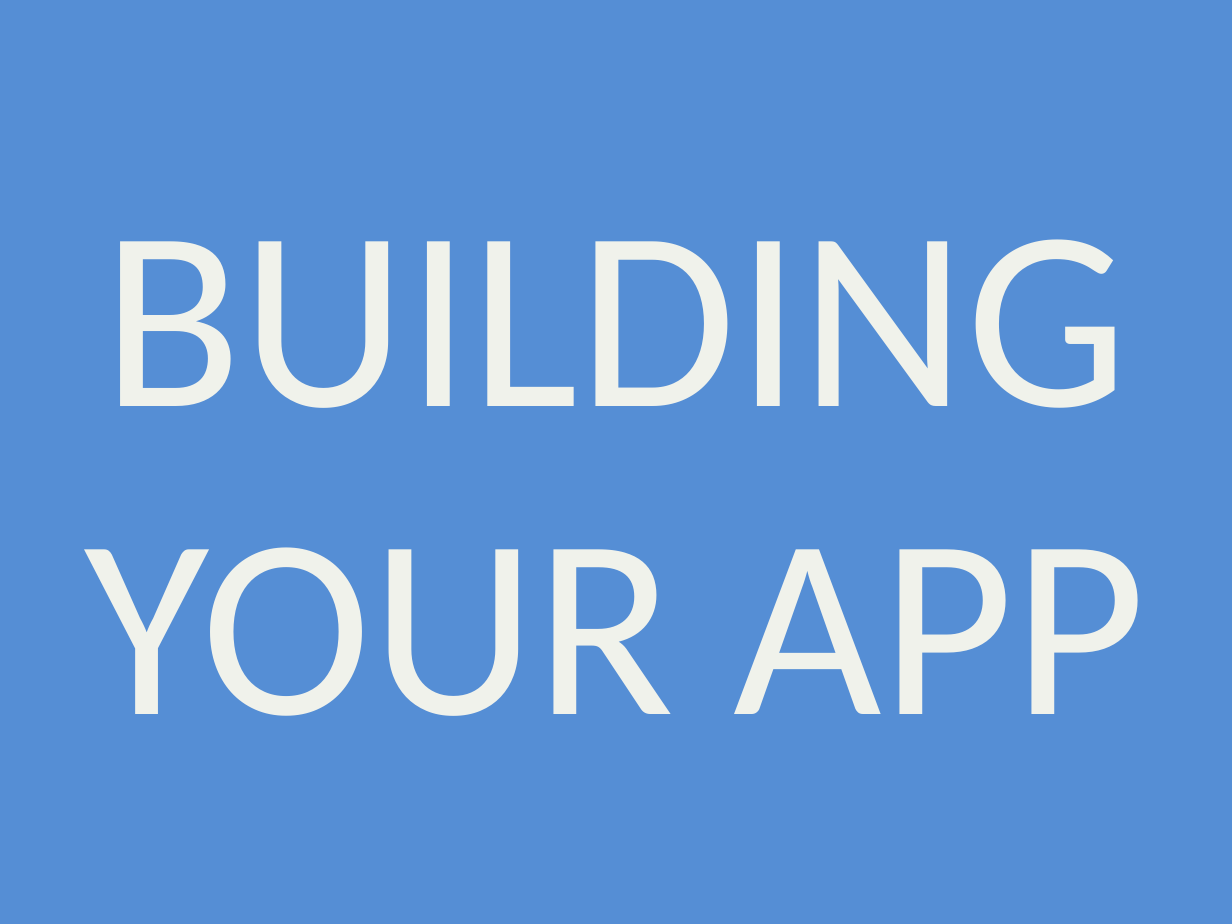
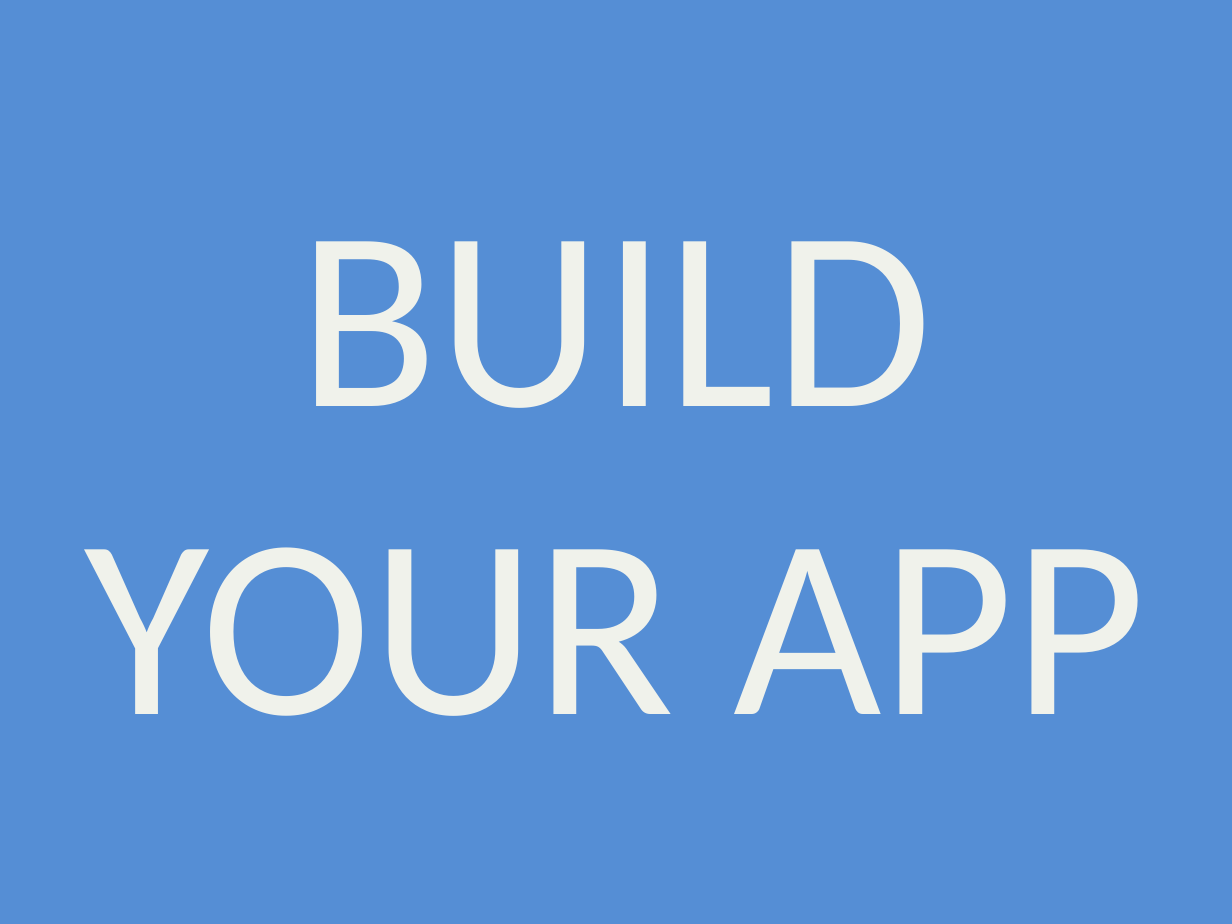
Before and after one commit to alani/Talks, a slide deck: slide 21 of SignalR-Intro/SignalRIntro.pptx (slide 22 before the commit). Drawn at 1232x924 pixels with LibreOffice and Linux fonts; fonts in the diff are those of the drawing. Boxes give left, top, right and bottom in pixels: in the first picture for what was removed or moved away, otherwise in the second. Text is boxed around its words. In the diff, an @@ line names an element or a change of style, - is before the commit and + after.

```diff
--- a/SignalR-Intro/SignalRIntro.pptx
+++ b/SignalR-Intro/SignalRIntro.pptx
@@ title at (85, 241, 1146, 716): text changed @@
-BUILDING YOUR APP
+BUILD YOUR APP
```
Also in this commit, not shown: 4 other slides changed, 3 slides added, 5 slides removed.
